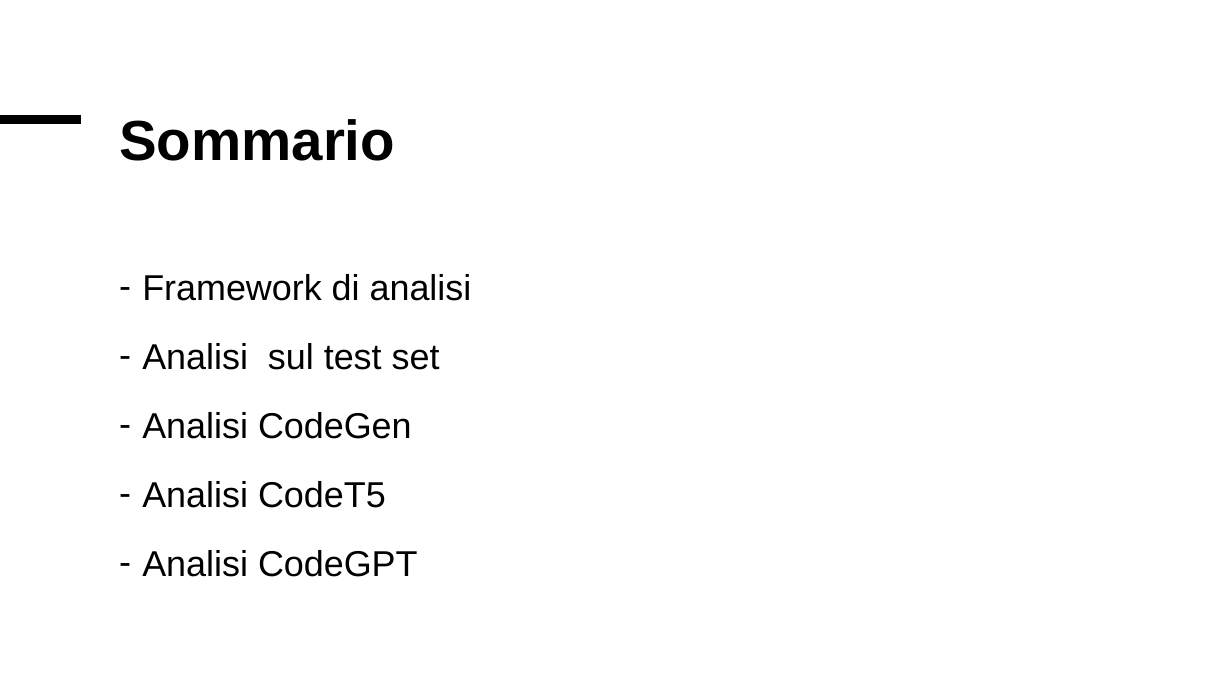
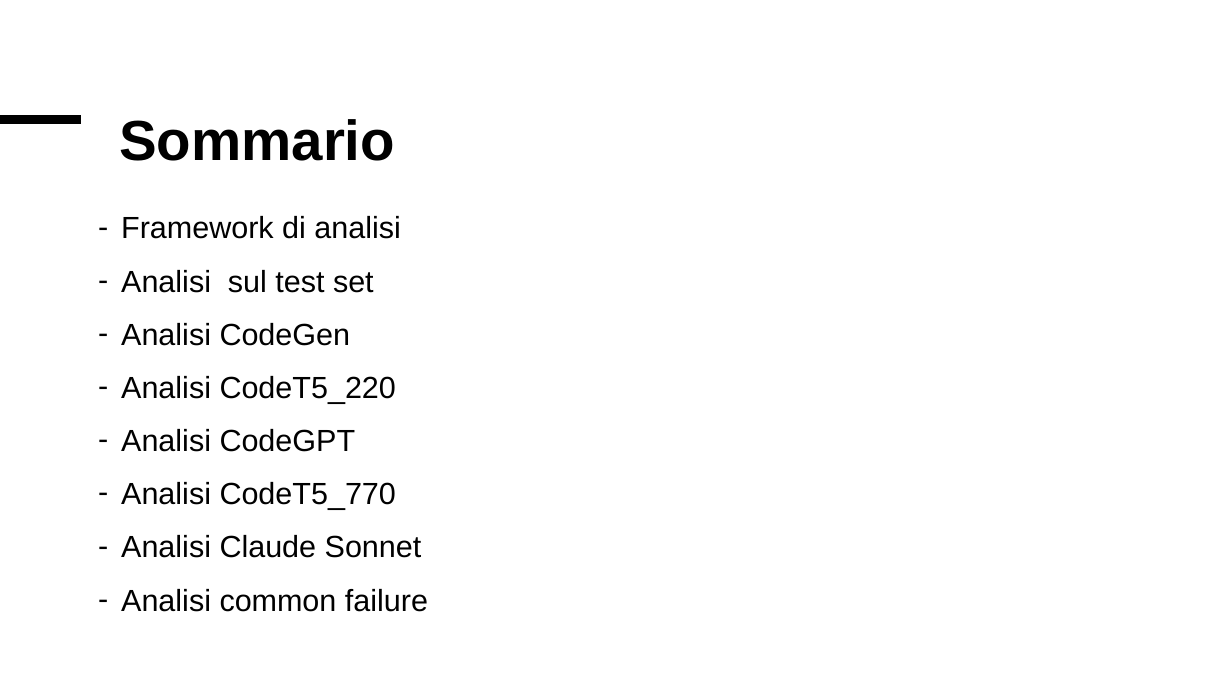
Before and after one commit to Simpronic/Tesi_Generatore_VHDL, a slide deck: slide 2 of altro/Presentazione_risultati.pptx. Drawn at 1232x693 pixels with LibreOffice and Linux fonts; fonts in the diff are those of the drawing. Boxes give left, top, right and bottom in pixels: in the first picture for what was removed or moved away, otherwise in the second. Text is boxed around its words. In the diff, an @@ line names an element or a change of style, - is before the commit and + after.

Commit message:
Aggiunta analisi common failure per categoria, modificata la struttura principale per renderla più configurabile

```diff
--- a/altro/Presentazione_risultati.pptx
+++ b/altro/Presentazione_risultati.pptx
@@ text "Framework di analisi": place and size @@
-text "Framework di analisi" at bbox=[142, 274, 472, 577]
+text "Framework di analisi" at bbox=[121, 216, 428, 612]
@@ text at bbox=[121, 216, 401, 452]: size 28 to 23.8 pt in "Framework di analisi", "Analisi sul test set", "Analisi CodeGen", "Analisi CodeGPT"; line spacing 1.3 to 1.1 @@
@@ text at bbox=[121, 376, 396, 404]: text changed; size 28 to 23.8 pt @@
-– Analisi CodeT5
+– Analisi CodeT5_220
@@ text at bbox=[121, 482, 428, 612]: paragraphs added @@
+– Analisi CodeT5_770
+– Analisi Claude Sonnet
+– Analisi common failure
```
Also in this commit, not shown: 1 other slide changed, 8 slides added, 4 other files.
